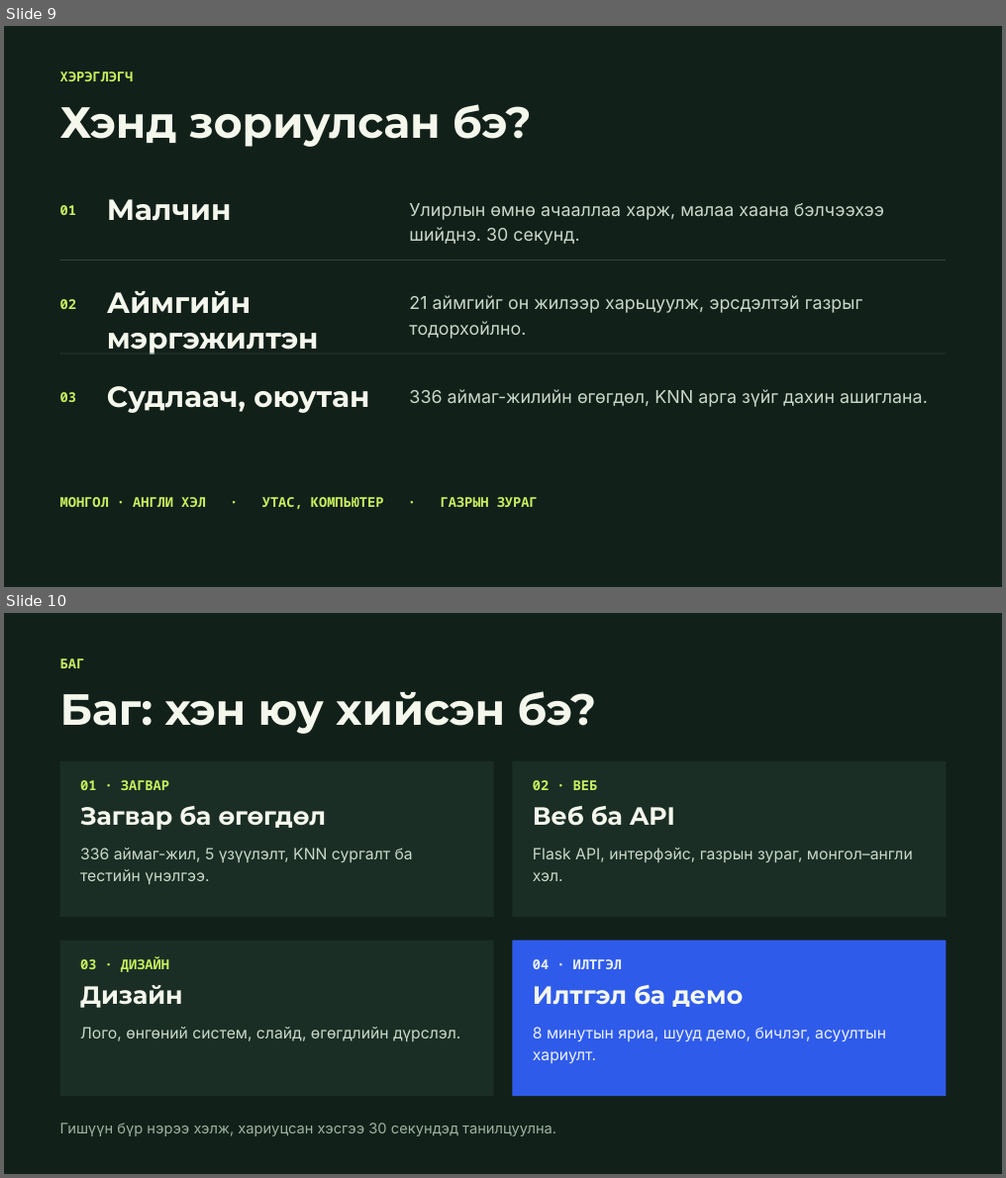
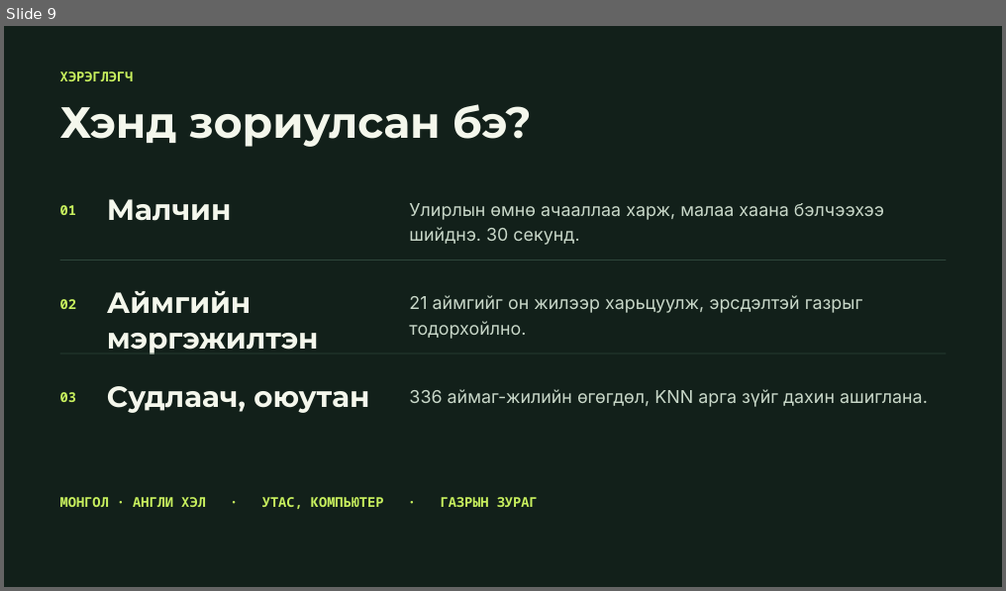
Before and after one commit to byrakang/pasture-risk-ai, a slide deck: docs/Belcheer-AI-presentation.pptx. Shown one above the other, each under a label of ours: slides 9 and 10 before the commit, slide 9 after it. The pictures are 1006x1178 and 1006x591 pixels, drawn with LibreOffice and Linux fonts; fonts in the diff are those of the drawing. Boxes give left, top, right and bottom in pixels: in the first picture for what was removed or moved away, otherwise in the second. Text is boxed around its words. In the diff, an @@ line names an element or a change of style, - is before the commit and + after.

```diff
--- a/docs/Belcheer-AI-presentation.pptx
+++ b/docs/Belcheer-AI-presentation.pptx
@@ slide 10 removed at [4,613,1002,1174], background #12201A @@
@@ text removed at [60,659,85,668] @@
-БАГ
@@ text removed at [60,691,596,734] @@
-Баг: хэн юу хийсэн бэ?
@@ rectangle removed at [60,761,494,917] @@
@@ text removed at [80,780,169,790] @@
-01 · ЗАГВАР
@@ rectangle removed at [512,761,945,917] @@
@@ text removed at [533,780,598,790] @@
-02 · ВЕБ
@@ text removed at [80,806,327,830] @@
-Загвар ба өгөгдөл
@@ text removed at [533,806,675,826] @@
-Веб ба API
@@ text removed at [80,848,413,884] @@
-336 аймаг-жил, 5 үзүүлэлт, KNN сургалт ба тестийн үнэлгээ.
@@ text removed at [533,848,913,881] @@
-Flask API, интерфэйс, газрын зураг, монгол–англи хэл.
@@ rectangle removed at [60,941,494,1096] @@
@@ text removed at [80,957,169,972] @@
-03 · ДИЗАЙН
@@ rectangle removed at [512,941,945,1096] @@
@@ text removed at [533,959,622,969] @@
-04 · ИЛТГЭЛ
@@ text removed at [80,985,183,1008] @@
-Дизайн
@@ text removed at [533,985,743,1007] @@
-Илтгэл ба демо
@@ text removed at [80,1027,460,1042] @@
-Лого, өнгөний систем, слайд, өгөгдлийн дүрслэл.
@@ text removed at [533,1027,886,1063] @@
-8 минутын яриа, шууд демо, бичлэг, асуултын хариулт.
@@ text removed at [60,1123,556,1137] @@
-Гишүүн бүр нэрээ хэлж, хариуцсан хэсгээ 30 секундэд танилцуулна.
```
Also in this commit, not shown: 2 slides changed, 1 slide added, 1 other file.
